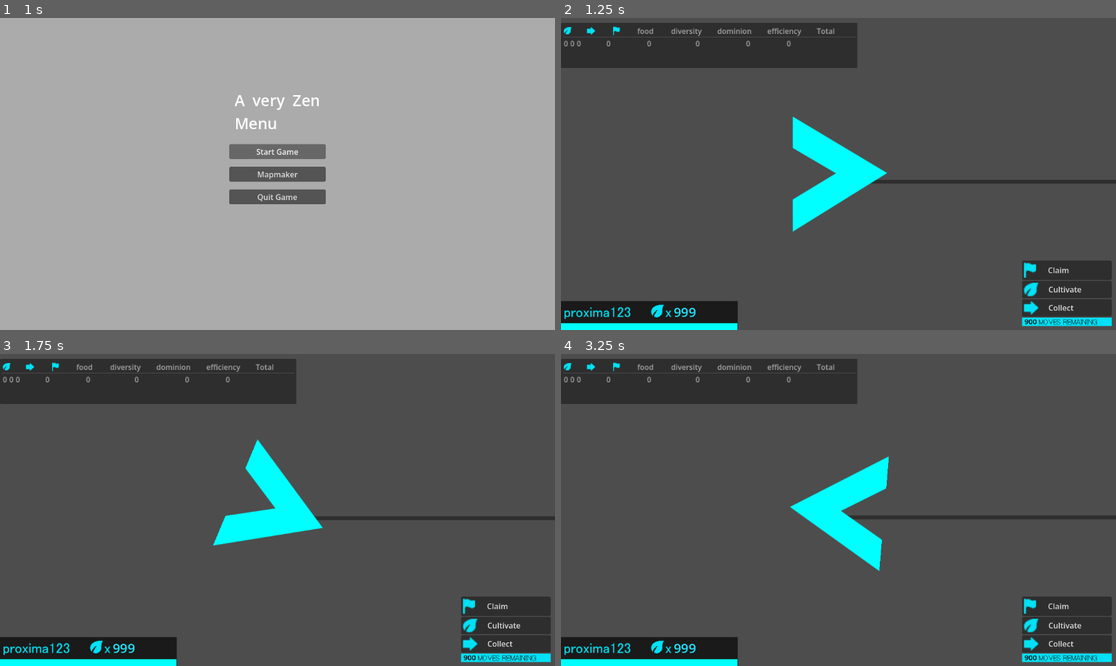
Above: before the commit, frames 1-4 (two rows, left to right).
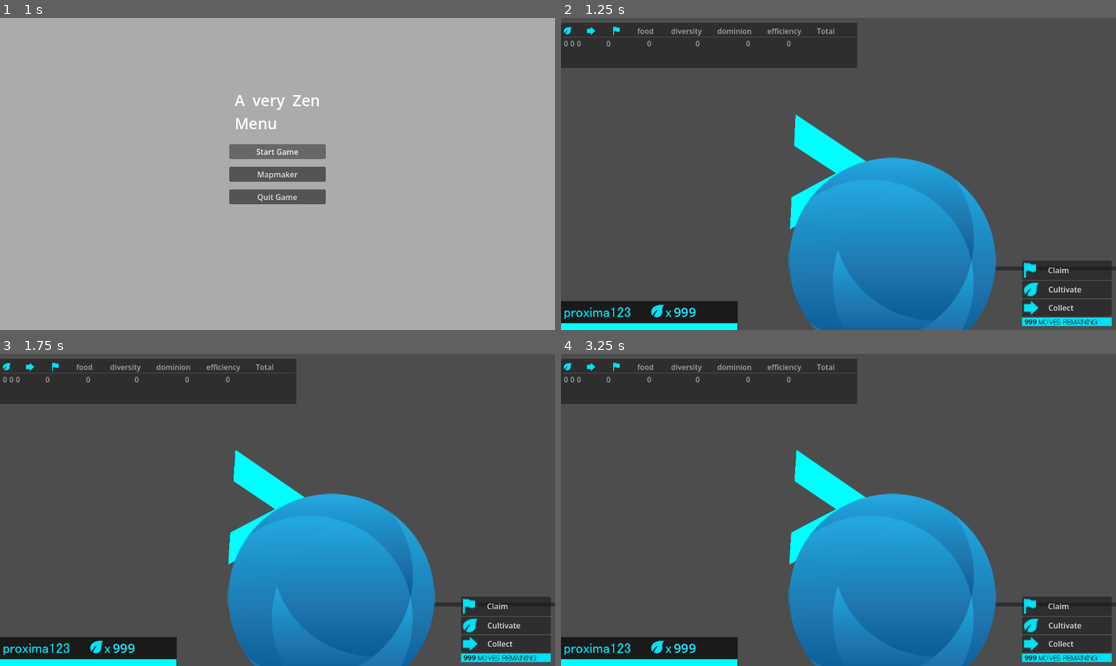
Above: after the commit, the same moments.

Repository: phyto99/Centauri
Game: Godot game, scene res://menu.tscn
Two runs of this game, one before a commit and one after it. Both use one fixed random seed, a clock stepped at 60 frames per second and the inputs below. Sound files missing from this copy of the repository are replaced by a short silence.
Inputs (mouse positions are in pixels of both pictures, inside the frame that each line leads up to):
- Up to frame 1 (1 s): click "Start Game" at 0.5 s
- Up to frame 2 (1.25 s): no input
- Up to frame 3 (1.75 s): tap Enter at 1.25 s; move the mouse to (399, 494) at 1.27 s; hold D (rotate_right) from 1.28 s (still down); tap 1 (claim) at 1.35 s; click (399, 494) at 1.42 s
- Up to frame 4 (3.25 s): release D (rotate_right) at 2 s; drag from (727, 525) to (810, 572) at 2.02 s; move the mouse to (894, 441) at 2.77 s; hold D (rotate_right) from 2.78 s (still down); tap 2 (cultivate) at 2.85 s

Frame 1 is identical in both runs. In frame 2, 18% of the frame differs, in the area x 40-100%, y 30-100%; in frame 3, 19%; in frame 4, 20%.
Error before the commit: Parse Error: Cannot infer the type of "to_planet" variable because the value doesn't have a set type. (res://PlanetBuilder.gd:152)

Commit message:
feat: ship-planet physics, surface landing, random planets
Landing via Area2D on ship (mask=2, detects planet layer):
- body_entered + not thrusting → _land_on(): stores landing_offset and
  planet_rotation_at_landing
- _physics_process: global_position = planet.global_position +
  landing_offset.rotated(delta_rot); linear_velocity = zero each frame;
  rotation still driven by player input via constant_torque
- Detach: thrust pressed → _detach() sets linear_velocity =
  planet.linear_velocity + tangential spin velocity, clears landed_planet
- Thrusting: set_collision_mask_value(2, false) so ship passes through planet

Co-Authored-By: Claude Sonnet 4.6 <noreply@anthropic.com>

Diff:
--- a/PlanetBuilder.gd
+++ b/PlanetBuilder.gd
@@ -149,8 +149,8 @@
 	for ship in get_tree().get_nodes_in_group("players"):
 		if not is_instance_valid(ship):
 			continue
-		var to_planet := global_position - ship.global_position
-		var dist := to_planet.length()
+		var to_planet: Vector2 = global_position - ship.global_position
+		var dist: float = to_planet.length()
 		if dist < 1.0:
 			continue
 		ship.apply_central_force(to_planet.normalized() * gravity_strength / dist)
@@ -369,11 +369,6 @@
 		points.append(Vector2(cos(angle), sin(angle)) * radius + center_position)
 	points.append(points[0])
 	collision_shape.polygon = points
-	# Keep surface detection area in sync
-	if surface_area and surface_area.get_child_count() > 0:
-		var shape_node = surface_area.get_child(0)
-		if shape_node and shape_node.shape is CircleShape2D:
-			shape_node.shape.radius = radius
 
 func on_slider_value_changed(value: float):
 	current_size = int(value)
--- a/player.gd
+++ b/player.gd
@@ -13,37 +13,74 @@
 @export var food_fuel_regen_boost: float = 5.0
 @export var food_to_fuel_ratio: float = 0.5
 
-@onready var camera       = $Camera2D
-@onready var ship_sprite  = $ShipSprite
+@onready var camera        = $Camera2D
+@onready var ship_sprite   = $ShipSprite
 @onready var thrust_sprite = $ThrustSprite
-@onready var fuel_bar     = $CanvasLayer/FuelBar
+@onready var fuel_bar      = $CanvasLayer/FuelBar
 
-var thrust       := Vector2.ZERO
-var rotation_dir := 0
-var state        := IDLE
-var current_fuel : float = 0.0
-var food_amount  : float = 0.0
+var thrust        := Vector2.ZERO
+var rotation_dir  := 0
+var state         := IDLE
+var current_fuel  : float = 0.0
+var food_amount   : float = 0.0
+var _is_thrusting : bool  = false
+
+# Landing state
+var landed_planet             : Node    = null
+var landing_offset            : Vector2 = Vector2.ZERO
+var planet_rotation_at_landing: float   = 0.0
 
 var team_colors := [
-	Color(0, 1, 1),   # Cyan
-	Color(1, 0, 1),   # Magenta
-	Color(0, 1, 0),   # Lime
-	Color(1, 1, 0),   # Yellow
-	Color(0, 0, 1),   # Blue
-	Color(1, 0, 0),   # Red
-	Color(0, 0.5, 0), # Dark green
+	Color(0, 1, 1),   Color(1, 0, 1),   Color(0, 1, 0),
+	Color(1, 1, 0),   Color(0, 0, 1),   Color(1, 0, 0),
+	Color(0, 0.5, 0),
 ]
 
 func _ready() -> void:
 	thrust_sprite.visible = false
 	current_fuel  = max_fuel
-	gravity_scale = 0.0   # planets supply gravity via apply_central_force
+	gravity_scale = 0.0
 	collision_layer = 1
-	collision_mask  = 3   # layer 1 (ships) + layer 2 (planets)
+	collision_mask  = 3   # ships (1) + planets (2)
 	set_team_color(team_id)
 	add_to_group("players")
+	_setup_landing_area()
 	if not is_instance_valid(fuel_bar):
 		_create_fuel_bar()
+
+func _setup_landing_area() -> void:
+	var area  := Area2D.new()
+	area.collision_layer = 0
+	area.collision_mask  = 2   # detect planet bodies (layer 2)
+	var shape := CollisionShape2D.new()
+	var circle := CircleShape2D.new()
+	circle.radius = 28.0
+	shape.shape = circle
+	area.add_child(shape)
+	add_child(area)
+	area.body_entered.connect(_on_landing_area_entered)
+	area.body_exited.connect(_on_landing_area_exited)
+
+func _on_landing_area_entered(body: Node) -> void:
+	if body.is_in_group("planets") and not _is_thrusting and landed_planet == null:
+		_land_on(body)
+
+func _on_landing_area_exited(body: Node) -> void:
+	if body == landed_planet:
+		landed_planet = null
+
+func _land_on(planet: Node) -> void:
+	landed_planet              = planet
+	landing_offset             = global_position - planet.global_position
+	planet_rotation_at_landing = planet.rotation
+
+func _detach() -> void:
+	if landed_planet == null:
+		return
+	var spin_vel: Vector2 = Vector2.from_angle(landing_offset.angle() + PI / 2.0) \
+		* landed_planet.angular_velocity * landing_offset.length()
+	linear_velocity = landed_planet.linear_velocity + spin_vel
+	landed_planet = null
 
 func set_team_color(id: int) -> void:
 	var mat = ship_sprite.material
@@ -66,16 +103,20 @@
 			camera.zoom *= 1.0 - zoom_speed
 
 func get_input() -> void:
-	thrust = Vector2.ZERO
-	rotation_dir = Input.get_axis("rotate_left", "rotate_right")
+	_is_thrusting = false
+	thrust        = Vector2.ZERO
+	rotation_dir  = Input.get_axis("rotate_left", "rotate_right")
 
 	if Input.is_action_pressed("thrust") and has_fuel():
+		_is_thrusting = true
+		if landed_planet != null:
+			_detach()
 		thrust = transform.x * engine_power
 		change_state(MOVING)
-		set_collision_mask_value(2, false)  # pass through planets while thrusting
+		set_collision_mask_value(2, false)   # pass through planets while thrusting
 	else:
 		change_state(IDLE)
-		set_collision_mask_value(2, true)   # stop at planet surface when coasting
+		set_collision_mask_value(2, true)    # stop at surfaces when coasting
 
 func has_fuel() -> bool:
 	return current_fuel > 0.0
@@ -86,7 +127,7 @@
 	else:
 		var regen := base_fuel_regen_rate * delta
 		if food_amount > 0.0:
-			var used := min(food_amount, delta)
+			var used: float = min(food_amount, delta)
 			food_amount -= used
 			regen += used * food_to_fuel_ratio * food_fuel_regen_boost
 		current_fuel = min(max_fuel, current_fuel + regen)
@@ -95,7 +136,7 @@
 func update_fuel_bar() -> void:
 	if is_instance_valid(fuel_bar):
 		fuel_bar.size.x = 366.0 * (current_fuel / max_fuel)
-		fuel_bar.color   = Color(0, 1, 1)
+		fuel_bar.color  = Color(0, 1, 1)
 
 func collect_food(amount: float) -> void:
 	food_amount += amount
@@ -105,6 +146,14 @@
 	update_fuel(delta)
 
 func _physics_process(_delta: float) -> void:
+	if landed_planet != null and is_instance_valid(landed_planet):
+		var delta_rot: float = landed_planet.rotation - planet_rotation_at_landing
+		global_position = landed_planet.global_position + landing_offset.rotated(delta_rot)
+		linear_velocity = Vector2.ZERO
+		constant_force  = Vector2.ZERO
+		constant_torque = rotation_dir * spin_power   # rotation still free
+		return
+
 	constant_force  = thrust
 	constant_torque = rotation_dir * spin_power
 
